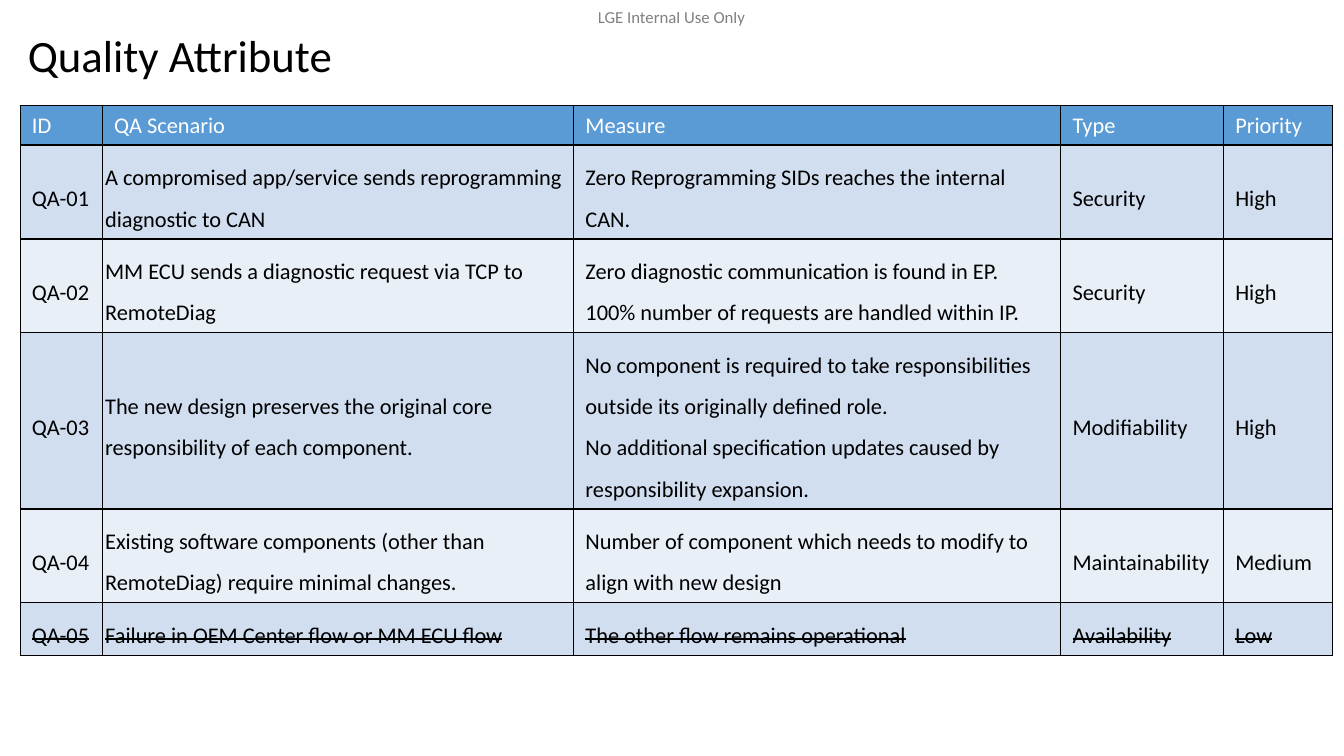
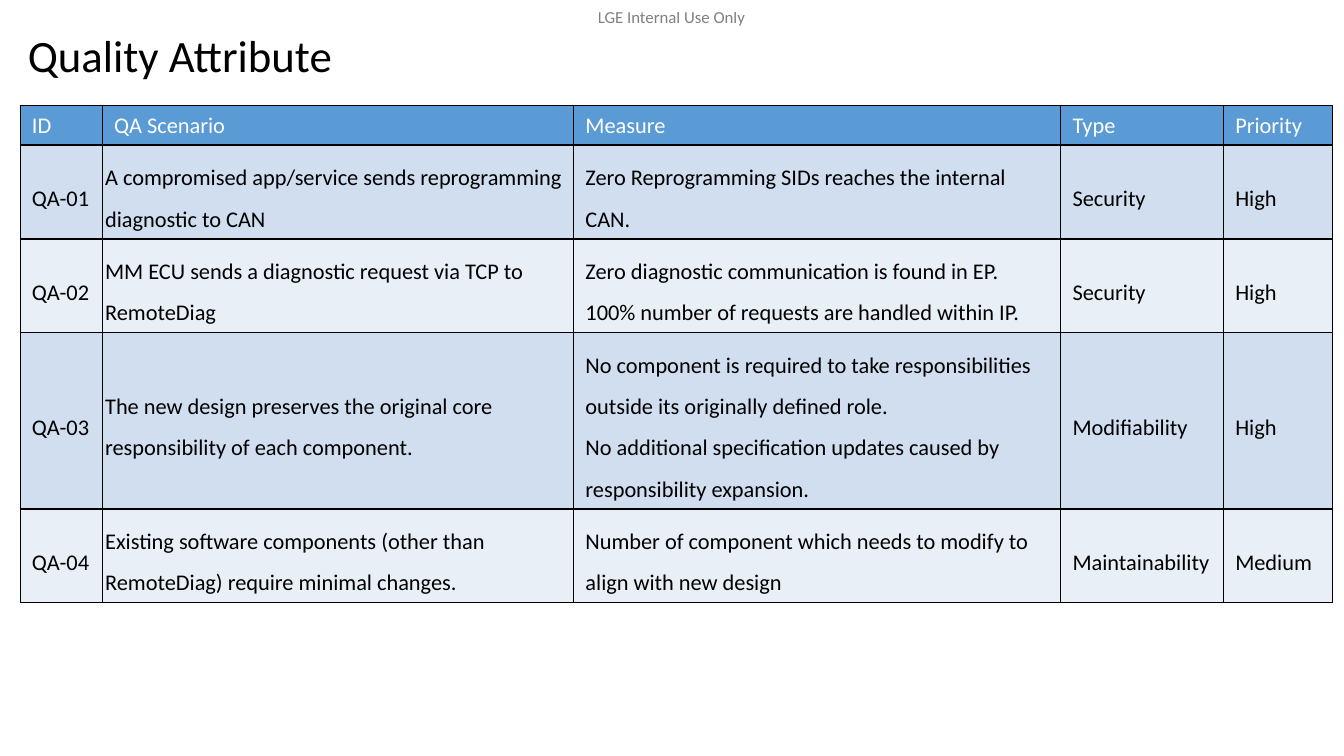
Before and after one commit to btqt/fe, a slide deck: slide 6 of design/FE_phi.vu_Design of Secure Remote Diag on Container Separation Architecture_3rd.pptx (slide 7 before the commit). Drawn at 1344x756 pixels with LibreOffice and Linux fonts; fonts in the diff are those of the drawing; background and template pictures are left out. Boxes give left, top, right and bottom in pixels: in the first picture for what was removed or moved away, otherwise in the second. Text is boxed around its words. In the diff, an @@ line names an element or a change of style, - is before the commit and + after.

```diff
--- a/design/FE_phi.vu_Design of Secure Remote Diag on Container Separation Architecture_3rd.pptx
+++ b/design/FE_phi.vu_Design of Secure Remote Diag on Container Separation Architecture_3rd.pptx
@@ table at (x1=20, y1=106, x2=1333, y2=598) @@
-row 6: QA-05 | Failure in OEM Center flow or MM ECU flow | The other flow remains operational | Availability | Low
```
Also in this commit, not shown: 2 other slides changed, 1 slide removed, 3 other files.
